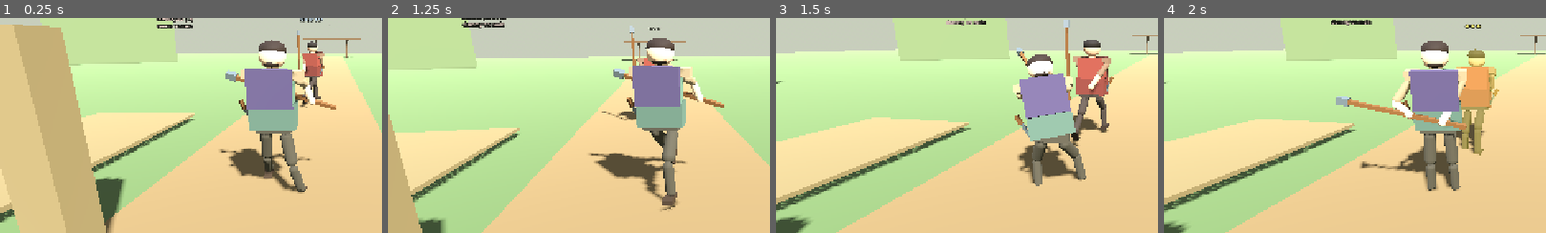
Above: before the commit, frames 1-4 (left to right).
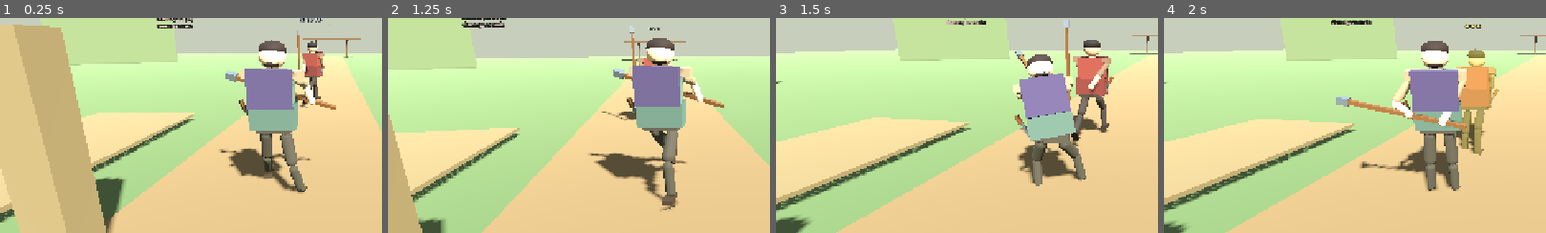
Above: after the commit, the same moments.

Repository: fortins4/devPlayground
Game: Godot game, scene res://scenes/main/main.tscn
The game is run twice, just before and just after one commit, with the same random seed, the same clock (stepped at 60 frames per second) and the same inputs.
Inputs (mouse positions are % of the whole screen's width and height, from its top left):
- Up to frame 1 (0.25 s): no input
- Up to frame 2 (1.25 s): tap Enter at 0.5 s; move the mouse to (55, 50) at 0.52 s; hold W (move_forward) from 0.53 s (still down); hold Right mouse button (attack_heavy) from 0.53 s (still down); click (55, 50) at 0.67 s; tap Space (jump) at 0.77 s
- Up to frame 3 (1.5 s): keep holding W (move_forward); move the mouse to (45, 50) at 1.27 s; release Right mouse button (attack_heavy) at 1.28 s; click (45, 50) at 1.35 s
- Up to frame 4 (2 s): keep holding W (move_forward); tap Space (jump) at 1.52 s
The pictures show only the part of the screen within x 6-56%, y 25-75%; the shares and areas given below are measured in that part.

Frames 1-2 are identical in both runs. In frame 3, 0.1% of the frame differs, in the area x 62-72%, y 13-61%; in frame 4, nothing differs.

Commit message:
fix(combat): pull spaced reach after slide, not before a re-push
Second slide undid the left-hand pull. Reach after clear, pull harder,
and allow a slightly longer IK reach so mid station sticks.

Diff:
--- a/scripts/characters/player/player_controller.gd
+++ b/scripts/characters/player/player_controller.gd
@@ -1526,15 +1526,12 @@
 	var cleared: Array = _slide_line_off_body(butt_w, tip_w)
 	butt_w = cleared[0]
 	tip_w = cleared[1]
-	# Clearance used to shove the mid chord out of left-hand reach — both
-	# palms then sat on the butt. Pull into dual-station reach, then a light
-	# re-slide so the chest stays clear without losing the left grip.
+	# Clearance can shove the mid chord out of left-hand reach — both palms
+	# then sat on the butt. Pull into dual-station reach AFTER the slide so
+	# a second push cannot undo the left grip.
 	var reached: Array = _pull_shaft_into_spaced_reach(butt_w, tip_w)
 	butt_w = reached[0]
 	tip_w = reached[1]
-	cleared = _slide_line_off_body(butt_w, tip_w)
-	butt_w = cleared[0]
-	tip_w = cleared[1]
 	var goad := _place_continuous_shaft(butt_w, tip_w)
 	if goad:
 		# Fixed stations along the wood — nearest-to-shoulder piled both hands on the butt.
@@ -1813,7 +1810,7 @@
 		var d := shoulder.distance_to(target)
 		if d <= lim:
 			continue
-		var step := (shoulder - target).normalized() * minf(d - lim, 0.38)
+		var step := (shoulder - target).normalized() * minf(d - lim, 0.72)
 		# Never yank the wood back through the cloak.
 		var into := -step.dot(face)
 		if into > 0.0:
@@ -2634,7 +2631,7 @@
 	var shoulder: Vector3 = arm.global_position
 	var best: Vector3 = shaft.to_global(Vector3(0.0, shaft_y, 0.0))
 	var best_d := shoulder.distance_to(best)
-	if best_d > 1.15:
+	if best_d > 1.35:
 		return
 	var l1 := 0.30
 	var palm := 0.22
